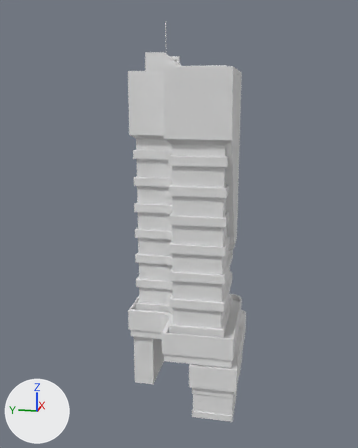
What one commit did to the FBX model Project/Assets/Resources/Home.fbx.
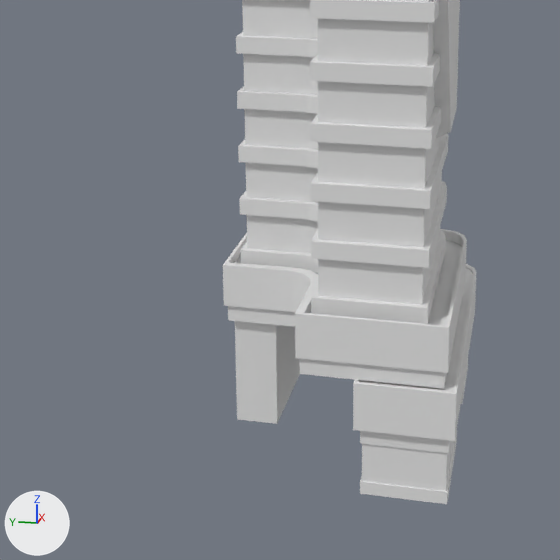
Old and new are each drawn whole from a 50 mm camera at (-21.93, -3.23, 12.55) aimed at (-0.37, 1.08, 7.16) and again close up on the part from 7% to 80% of the width and 42% to 100% of the height. The axes (+X, +Y, +Z) are drawn at lower left. The lights are the same throughout. Where no turn or scale is listed for an object, it has been applied to the vertices.

Objects in the first close-up: 'Base.001', 'Deco2.001', 'Deco3.001', 'For_windows.001', 'Shop.001', 'support.001'.
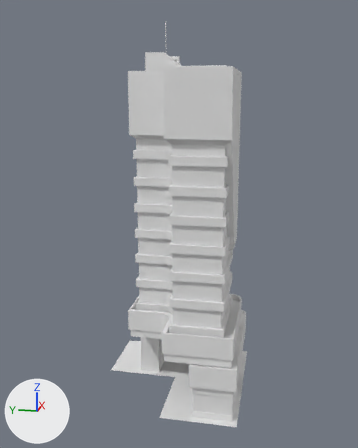
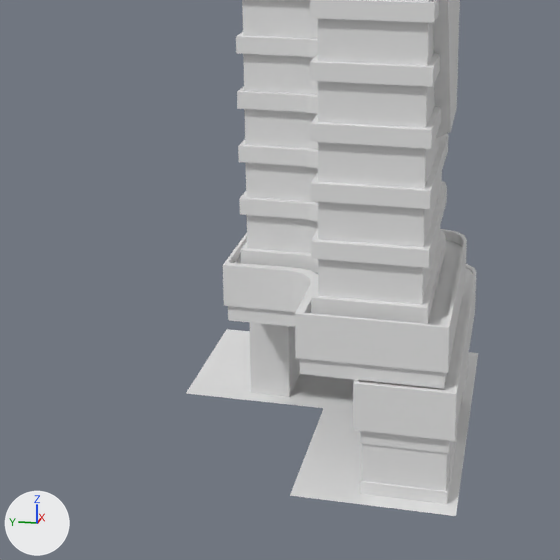
Boxes (x1, y1, x2, y2) around the edits, measured in the close-ups (560 x 560 px):
'House', added
    after: (186, 329, 478, 516)
'support.001', mesh rescaled
    before: (235, 321, 300, 424)
    after: (250, 322, 300, 397)

The change, as a list of edits to the scene's bpy script:
```text
Change me_cube_035:
    where me_cube_035.from_pydata(...)  # 8 vertices, 4 faces; spans x -0.6..1.98, y -0.34..0.6, z -0.9..1.61
    used by ob_support_001; location = (-0.53, 2.52, 0.22)
    me_cube_035 part 1: the whole mesh is scaled about its middle by (0.549, 1, 1), then moved by (0.58, 0.0, 0.0)
Add me_plane_015:
    me_plane_015.from_pydata([(-1.69, 1.66, 0.0), (1.64, 1.66, 0.0), (-1.69, -1.66, 0.0), (4.97, 1.66, 0.0), (1.64, -1.66, 0.0), (4.97, -1.66, 0.0), (1.64, 4.99, 0.0), (4.97, 4.99, 0.0)], [], [(2, 4, 1, 0), (4, 5, 3, 1), (1, 3, 7, 6)])
Add ob_house:
    ob_house = bpy.data.objects.new('House', me_plane_015)
    ob_house.location = (-1.93, -0.37, -0.68)
```
